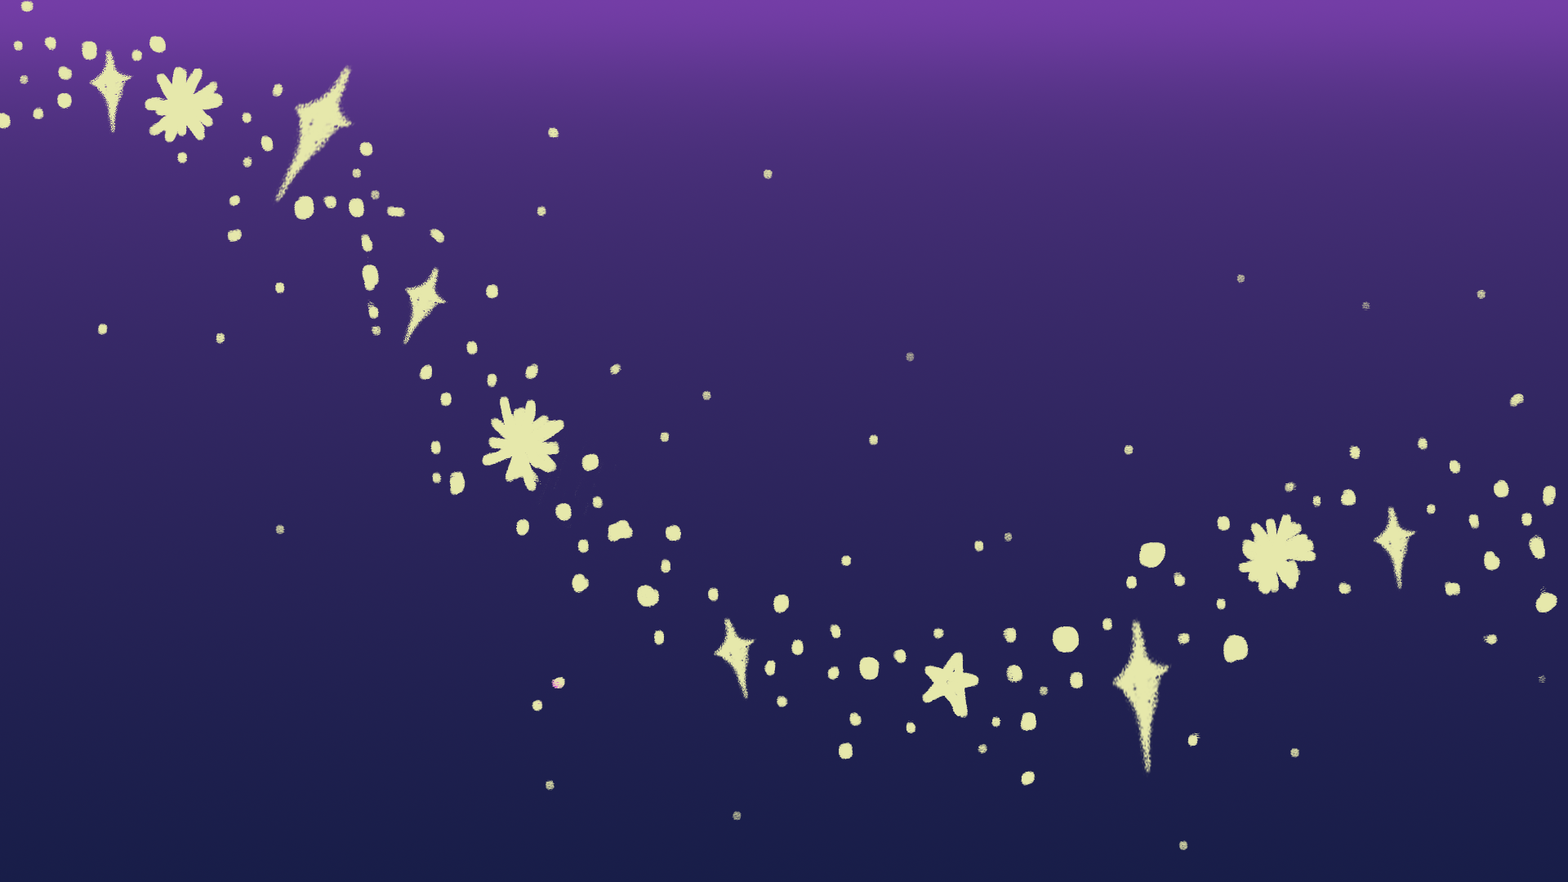
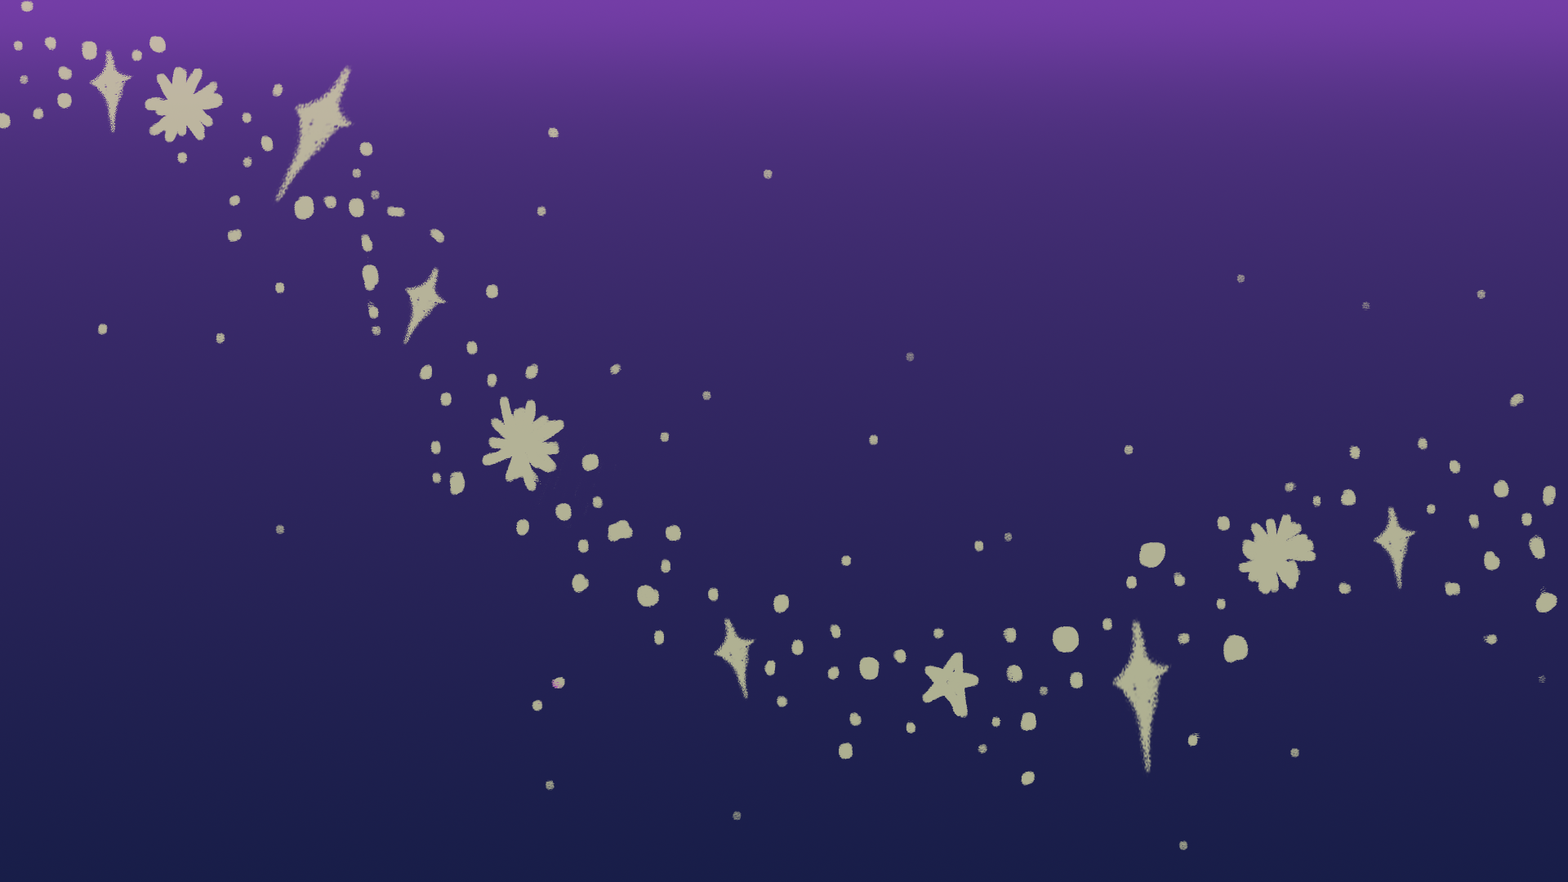
The second 1568×882 image is a revision of the first. Changes to its layers:
"Layer 2": opacity 100% → 72% over box(0, 0, 1558, 851)
painted on "Gradient Fill 1" over box(0, 0, 1558, 851)